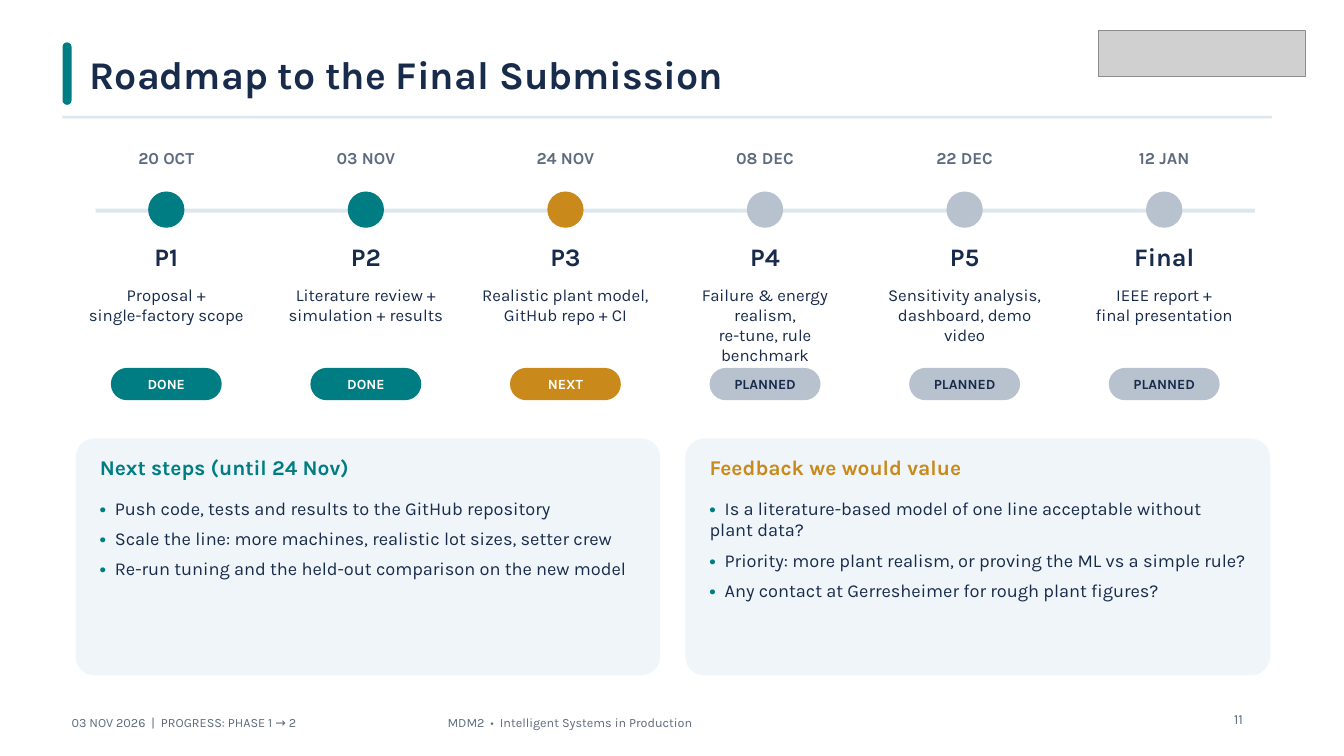
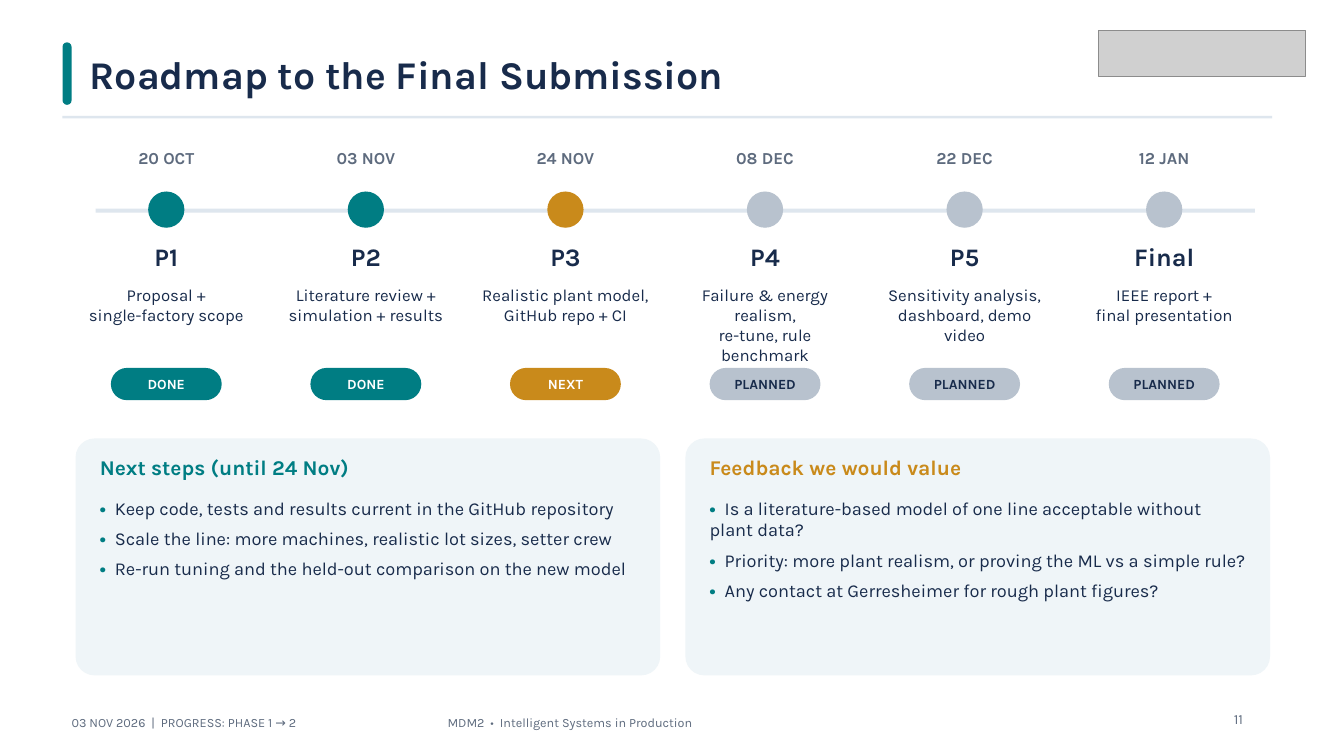
Before and after one commit to MaheshBhushan/Case-Study-Intelligent-Systems, a slide deck: slide 11 of Progress_Presentation_Gerresheimer_Pfreimd.pptx. Drawn at 1344x756 pixels with LibreOffice and Linux fonts; fonts in the diff are those of the drawing; grey boxes stand for pictures. Boxes give left, top, right and bottom in pixels: in the first picture for what was removed or moved away, otherwise in the second. Text is boxed around its words. In the diff, an @@ line names an element or a change of style, - is before the commit and + after.

```diff
--- a/Progress_Presentation_Gerresheimer_Pfreimd.pptx
+++ b/Progress_Presentation_Gerresheimer_Pfreimd.pptx
@@ text at (115, 502, 614, 520): text changed @@
-• Push code, tests and results to the GitHub repository
+• Keep code, tests and results current in the GitHub repository
```
Also in this commit, not shown: 2 other slides changed, 23 other files.
